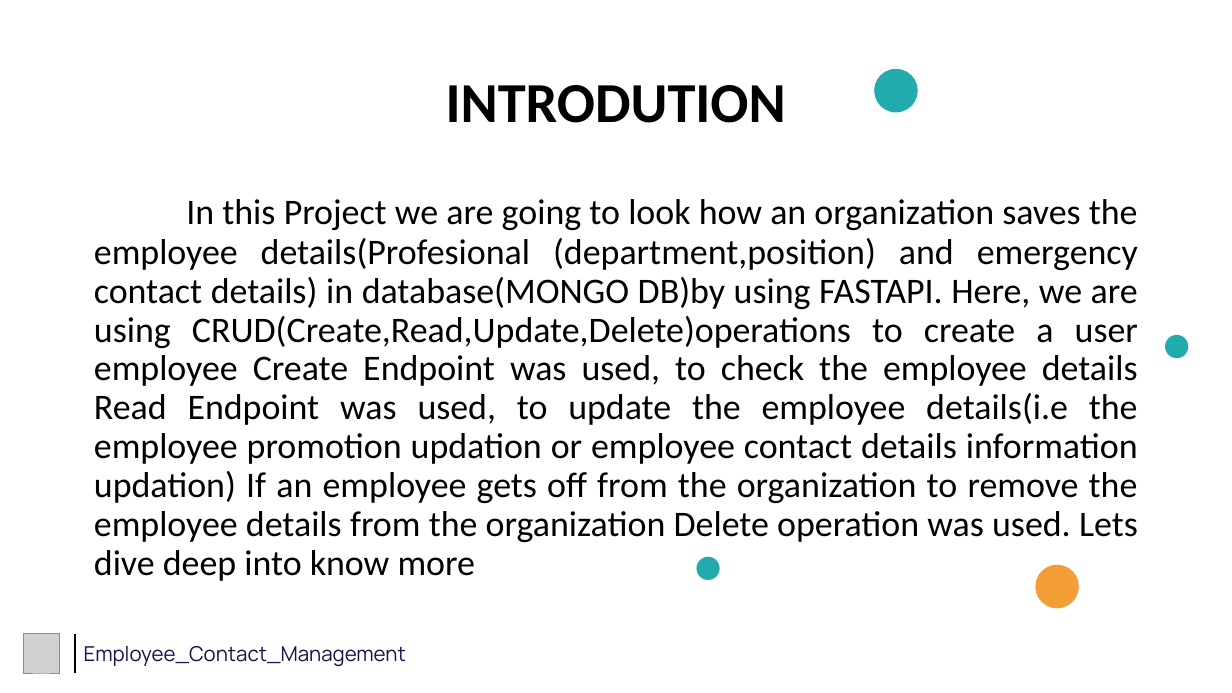
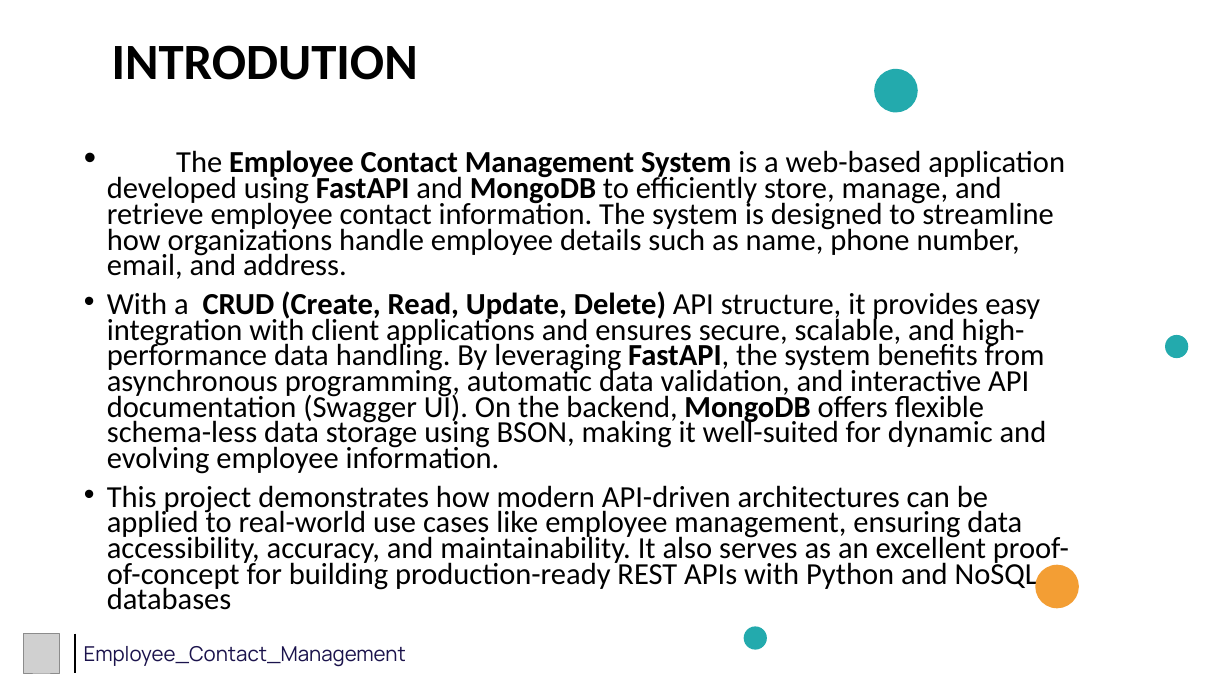
Before and after one commit to Abhignyakumar/projects, a slide deck: slide 2 of Employee_Contact_management_POC/EMPLOYEE CONTACT MANAGEMENT SYSTEM.pptx. Drawn at 1232x693 pixels with LibreOffice and Linux fonts; fonts in the diff are those of the drawing; grey boxes stand for pictures. Boxes give left, top, right and bottom in pixels: in the first picture for what was removed or moved away, otherwise in the second. Text is boxed around its words. In the diff, an @@ line names an element or a change of style, - is before the commit and + after.

Commit message:
Added Employee_Contact_Management_System

```diff
--- a/Employee_Contact_management_POC/EMPLOYEE CONTACT MANAGEMENT SYSTEM.pptx
+++ b/Employee_Contact_management_POC/EMPLOYEE CONTACT MANAGEMENT SYSTEM.pptx
@@ title "INTRODUTION" at (x1=112, y1=45, x2=418, y2=80): size 44 to 39.6 pt @@
@@ text at (x1=107, y1=150, x2=1069, y2=610): text changed; size 28 to 23.8 pt @@
-In this Project we are going to look how an organization saves the employee details(Profesional (department,position) and emergency contact details) in database(MONGO DB)by using FASTAPI. Here, we are using CRUD(Create,Read,Update,Delete)operations to create a user employee Create Endpoint was used, to check the employee details Read Endpoint was used, to update the employee details(i.e the employee promotion updation or employee contact details information updation) If an employee gets off from the organization to remove the employee details from the organization Delete operation was used. Lets dive deep into know more
+• The Employee Contact Management System is a web-based application developed using FastAPI and MongoDB to efficiently store, manage, and retrieve employee contact information. The system is designed to streamline how organizations handle employee details such as name, phone number, email, and address.
+• With a CRUD (Create, Read, Update, Delete) API structure, it provides easy integration with client applications and ensures secure, scalable, and high-performance data handling. By leveraging FastAPI, the system benefits from asynchronous programming, automatic data validation, and interactive API documentation (Swagger UI). On the backend, MongoDB offers flexible schema-less data storage using BSON, making it well-suited for dynamic and evolving employee information.
+• This project demonstrates how modern API-driven architectures can be applied to real-world use cases like employee management, ensuring data accessibility, accuracy, and maintainability. It also serves as an excellent proof-of-concept for building production-ready REST APIs with Python and NoSQL databases
@@ ellipse moved from (x1=697, y1=557, x2=720, y2=580) to (x1=744, y1=627, x2=767, y2=650) @@
```
Also in this commit, not shown: 1 other slide changed, 1 other file.
